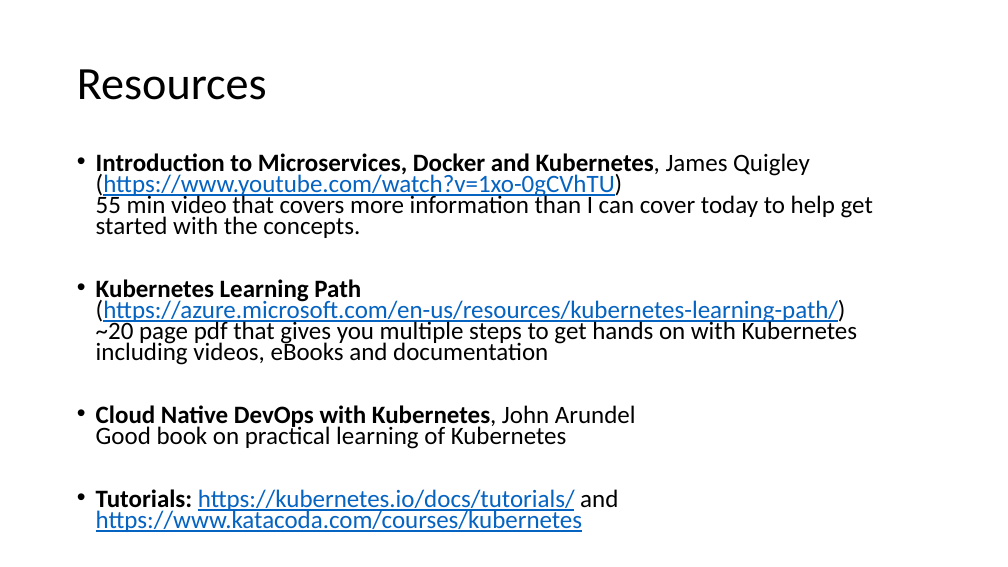
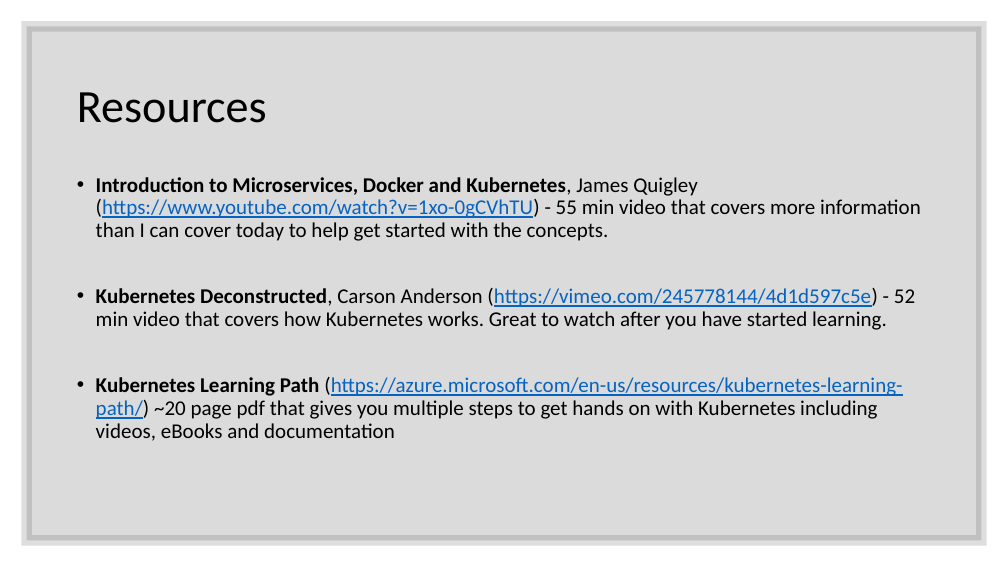
Before and after one commit to JasonHaley/GettingStartedWithAKS, a slide deck: slide 20 of presentations/Getting Started with AKS.pptx. Drawn at 1008x567 pixels with LibreOffice and Linux fonts; fonts in the diff are those of the drawing. Boxes give left, top, right and bottom in pixels: in the first picture for what was removed or moved away, otherwise in the second. Text is boxed around its words. In the diff, an @@ line names an element or a change of style, - is before the commit and + after.

Commit message:
updated pptx

```diff
--- a/presentations/Getting Started with AKS.pptx
+++ b/presentations/Getting Started with AKS.pptx
@@ rectangle added at <box>26,26,982,541</box>, fill #000000 at 14% opacity, outline #262626 10 pt @@
@@ title "Resources": place and size @@
-title "Resources" at <box>77,69,267,100</box>
+title "Resources" at <box>77,92,267,123</box>
@@ text "Introduction to Microservices, Docker and ...": place and size @@
-text "Introduction to Microservices, Docker and ..." at <box>96,153,873,532</box>
+text "Introduction to Microservices, Docker and ..." at <box>96,177,921,441</box>
@@ text at <box>96,177,921,330</box>: text changed; size 23.8 to 20 pt @@
-• Introduction to Microservices, Docker and Kubernetes, James Quigley (https://www.youtube.com/watch?v=1xo-0gCVhTU)
-  55 min video that covers more information than I can cover today to help get started with the concepts.
+• Introduction to Microservices, Docker and Kubernetes, James Quigley (https://www.youtube.com/watch?v=1xo-0gCVhTU) - 55 min video that covers more information than I can cover today to help get started with the concepts.
+• Kubernetes Deconstructed, Carson Anderson (https://vimeo.com/245778144/4d1d597c5e) - 52 min video that covers how Kubernetes works. Great to watch after you have started learning.
@@ text at <box>96,377,902,441</box>: size 23.8 to 20 pt in "Kubernetes Learning Path (https://azure.microsoft.com/en-us/ ..."; line spacing 0.7 to 0.9 @@
@@ text at <box>96,405,636,532</box>: paragraphs removed @@
-• Cloud Native DevOps with Kubernetes, John Arundel
-  Good book on practical learning of Kubernetes
-• Tutorials: https://kubernetes.io/docs/tutorials/ and https://www.katacoda.com/courses/kubernetes
```
Also in this commit, not shown: 41 other slides changed.
